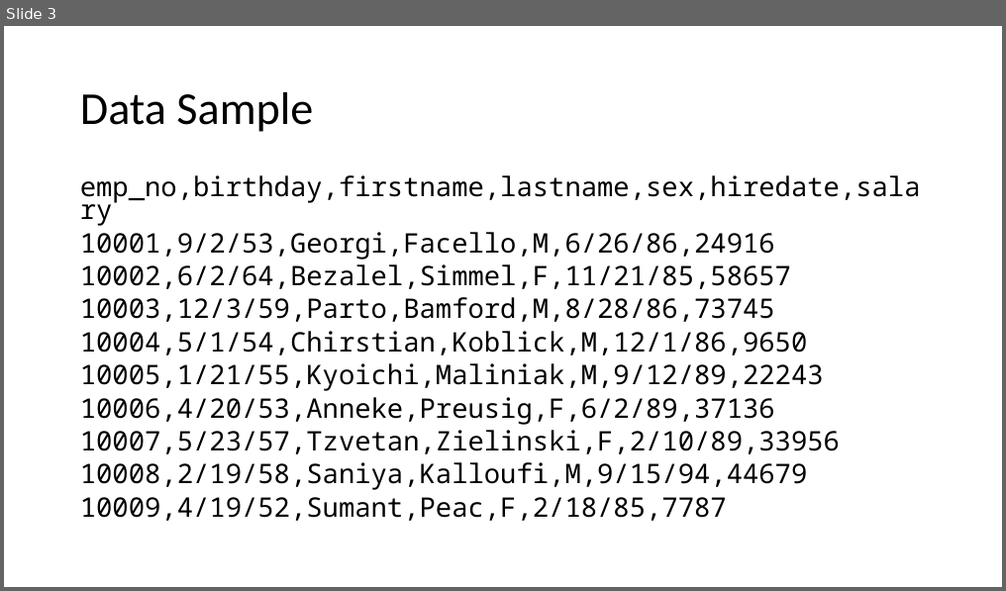
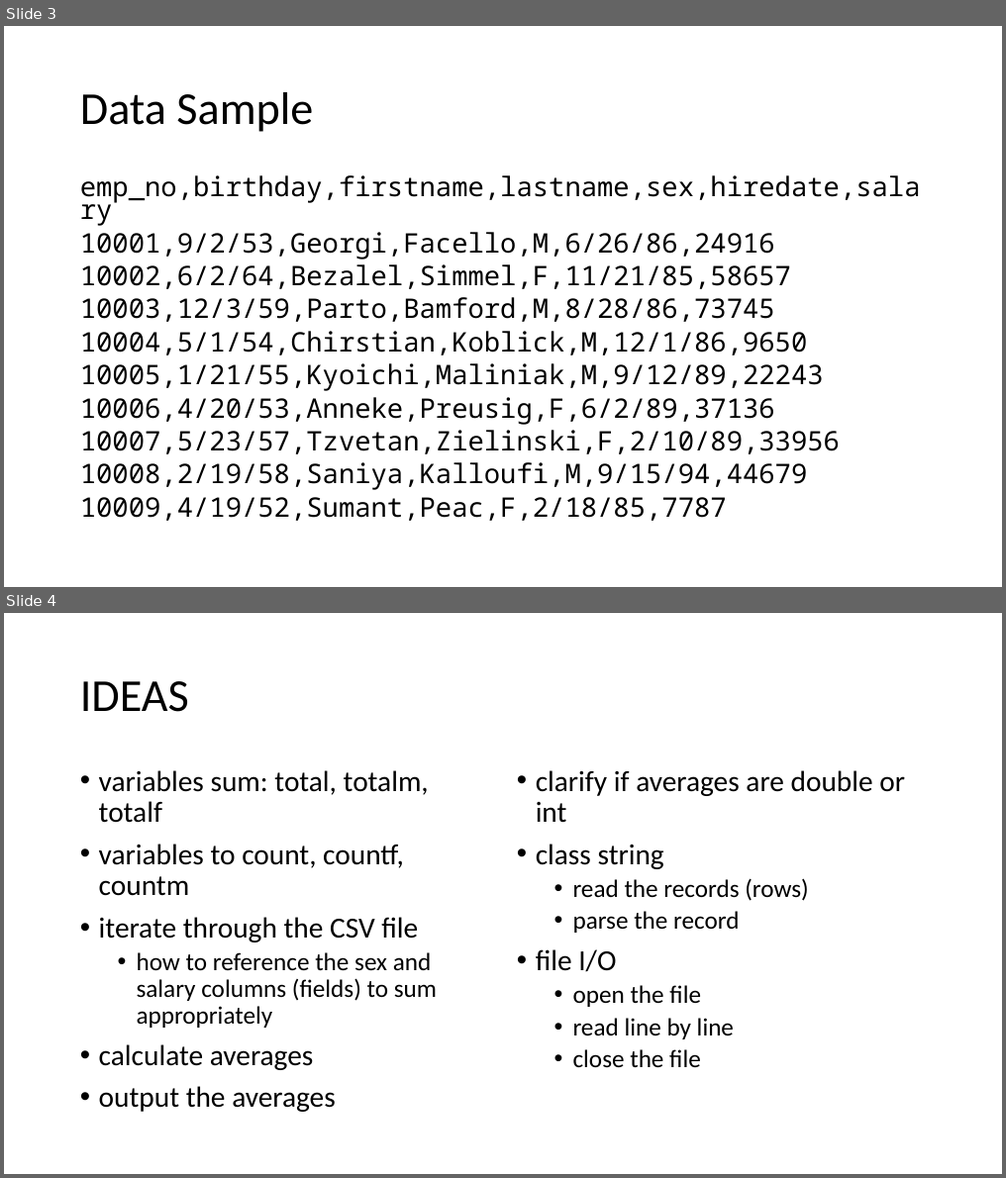
Before and after one commit to csc2330-master/string-file-class-exercise, a slide deck: instructions.pptx. Shown one above the other, each under a label of ours: slide 3 before the commit, slides 3 and 4 after it. The pictures are 1006x591 and 1006x1178 pixels, drawn with LibreOffice and Linux fonts; fonts in the diff are those of the drawing. Boxes give left, top, right and bottom in pixels: in the first picture for what was removed or moved away, otherwise in the second. Text is boxed around its words. In the diff, an @@ line names an element or a change of style, - is before the commit and + after.

Commit message:
we got it reading records and getsex and getsalary

```diff
--- a/instructions.pptx
+++ b/instructions.pptx
@@ slide 4 added at (4, 613, 1002, 1174), background #FFFFFF @@
@@ title added at (80, 681, 189, 712), 44 pt, text #000000 @@
+IDEAS
@@ text added at (99, 770, 437, 1112), 28 pt, text #000000 @@
+• variables sum: total, totalm, totalf
+• variables to count, countf, countm
+• iterate through the CSV file
+  • how to reference the sex and salary columns (fields) to sum appropriately
+• calculate averages
+• output the averages
@@ text added at (536, 770, 905, 1067), 24 pt, text #000000 @@
+• clarify if averages are double or int
+• class string
+  • read the records (rows)
+  • parse the record
+• file I/O
+  • open the file
+  • read line by line
+  • close the file
```
Also in this commit, not shown: 1 other file.
